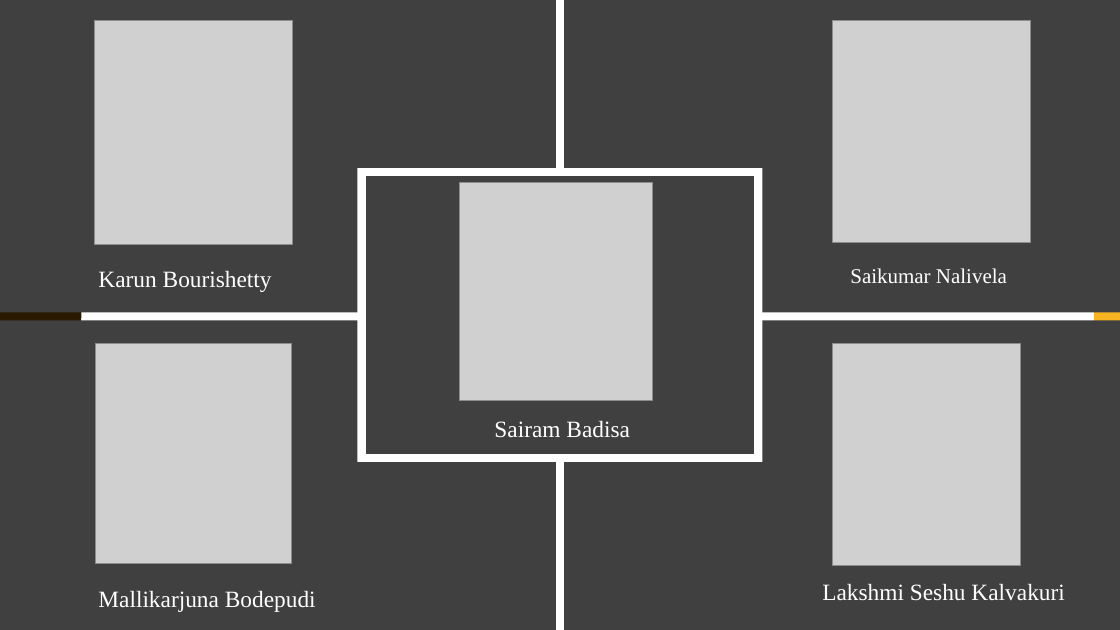
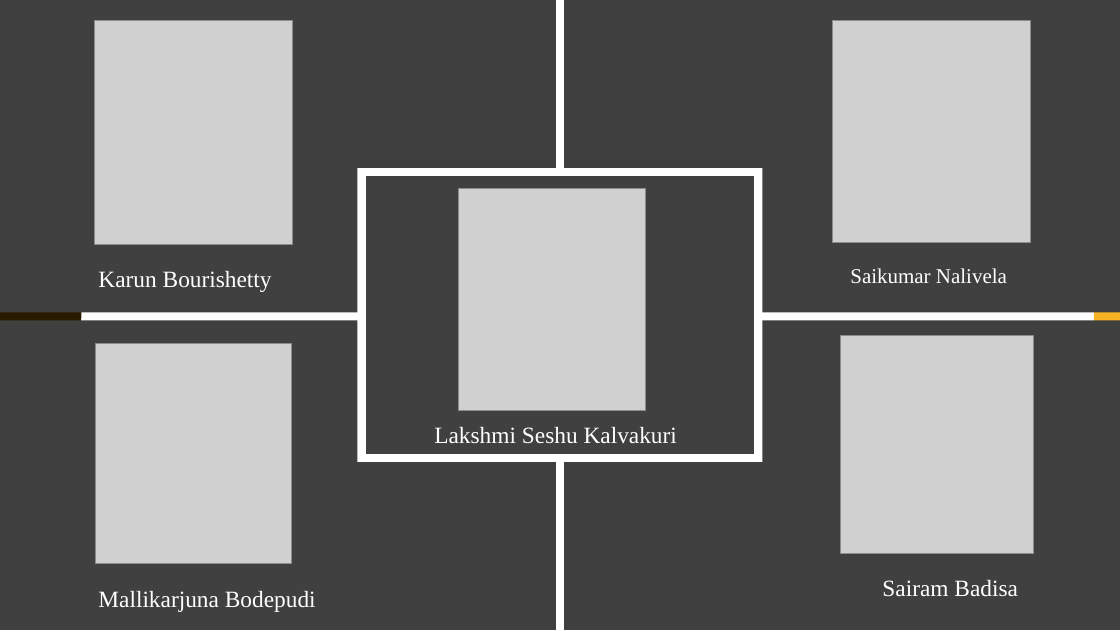
Before and after one commit to badisasairam/Hive, a slide deck: slide 2 of docs/HIVE.pptx. Drawn at 1120x630 pixels with LibreOffice and Linux fonts; fonts in the diff are those of the drawing; grey boxes stand for pictures. Boxes give left, top, right and bottom in pixels: in the first picture for what was removed or moved away, otherwise in the second. Text is boxed around its words. In the diff, an @@ line names an element or a change of style, - is before the commit and + after.

```diff
--- a/docs/HIVE.pptx
+++ b/docs/HIVE.pptx
@@ picture: place and size @@
-picture at [833, 344, 1020, 565]
+picture at [459, 188, 646, 410]
@@ picture: place and size @@
-picture at [460, 182, 653, 401]
+picture at [840, 335, 1033, 554]
@@ text "Lakshmi Seshu Kalvakuri": place and size @@
-text "Lakshmi Seshu Kalvakuri" at [822, 584, 1064, 600]
+text "Lakshmi Seshu Kalvakuri" at [434, 427, 677, 443]
@@ text "Sairam Badisa": place and size @@
-text "Sairam Badisa" at [494, 421, 630, 437]
+text "Sairam Badisa" at [882, 580, 1018, 596]
```
Also in this commit, not shown: 3 other slides changed, 1 other file.
